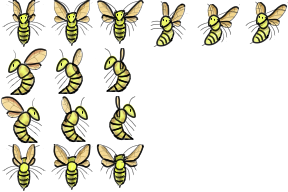
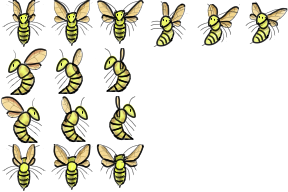
Before/after of a 288x192 layered artwork. What changed in the layer stack:
painted on "Back wings" (1st of 8, in "Left down 3" › "Line") over [249, 2, 288, 27]
painted on "Front wings" (1st of 8, in "Left down 3" › "Line") over [249, 2, 288, 27]
painted on "Shades" (1st of 3, in "Left down 3" › "Drawings" › "Wings") over [249, 2, 288, 27]
painted on "Patterns" (2nd of 28, in "Left down 3" › "Drawings" › "Wings") over [249, 2, 288, 27]
painted on "Base" (1st of 16, in "Left down 3" › "Drawings" › "Wings") over [249, 2, 288, 27]
